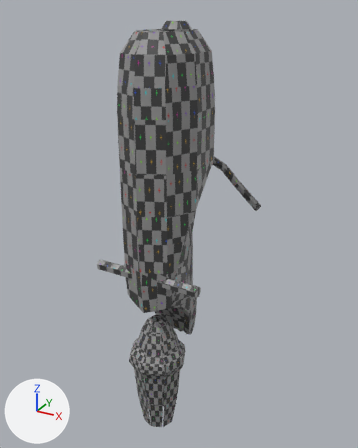
The COLLADA model collada/bike_02.dae as it was, and as the next commit left it.
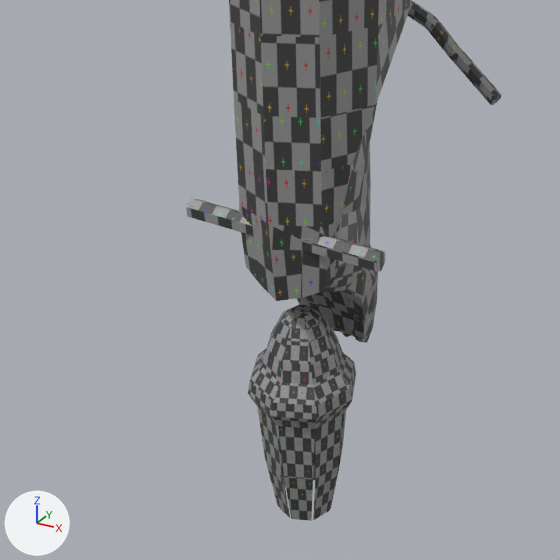
Each version appears first whole from a 50 mm lens placed at (1.506, -2.6, 0.925), pointed at (0.021, 0.099, -0.424), and next in a close-up on the part from 0% to 81% of the width and 35% to 100% of the height. Every picture has the same lights, and +X, +Y and +Z are marked at lower left. Where no turn or scale is listed for an object, it has been applied to the vertices.

In view in the first close-up: 'bike_02', 'mono_jet_02'.
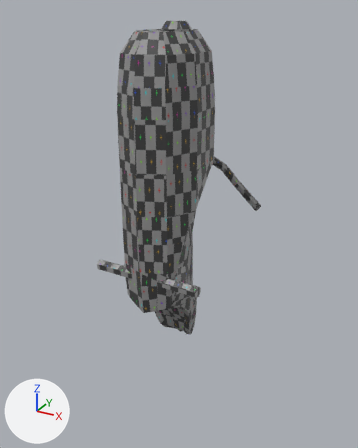
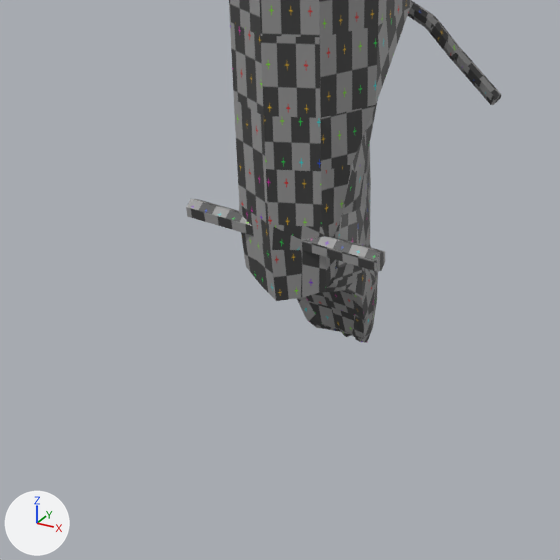
Commit message: Измениены глобальные координаты модели

Patch to the scene script:
```diff
--- a/collada/bike_02.dae.py
+++ b/collada/bike_02.dae.py
@@ ob_mono_jet_02 @@
-ob_mono_jet_02 = bpy.data.objects.new('mono_jet_02', me_mono_jet_02_001)
-ob_mono_jet_02.location = (0.0, 0.0, 0.0)
```

What differs and where, as boxes [x1, y1, x2, y2] in the close-ups (560 x 560 px):
'mono_jet_02', deleted: before [248, 305, 356, 521]
